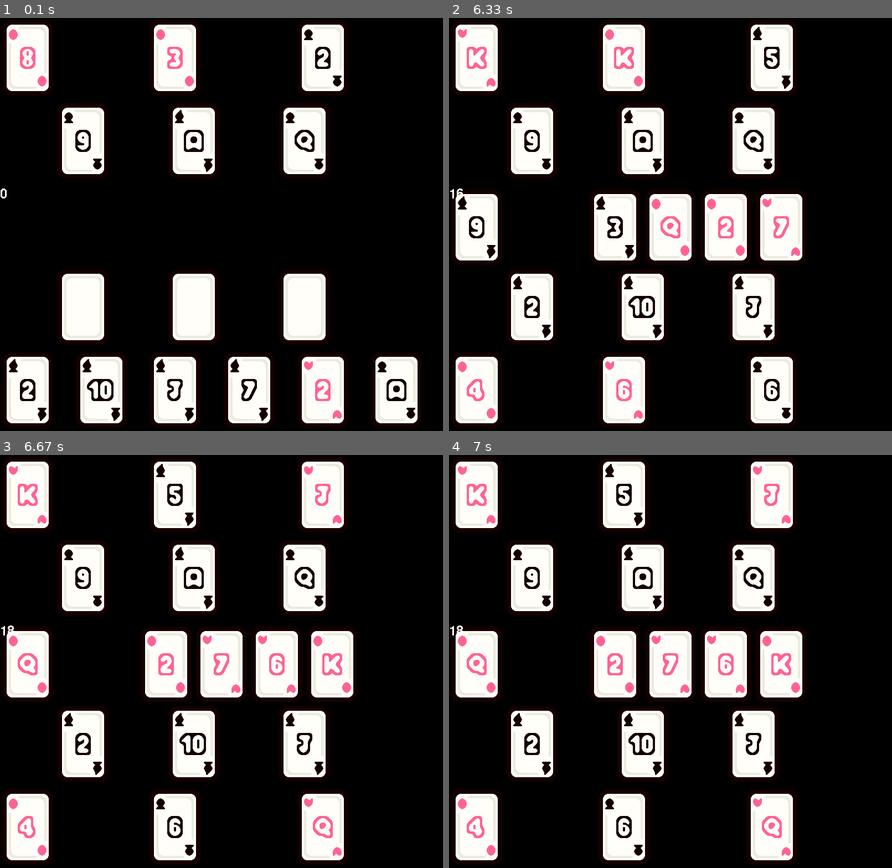
Above: before the commit, frames 1-4 (two rows, left to right).
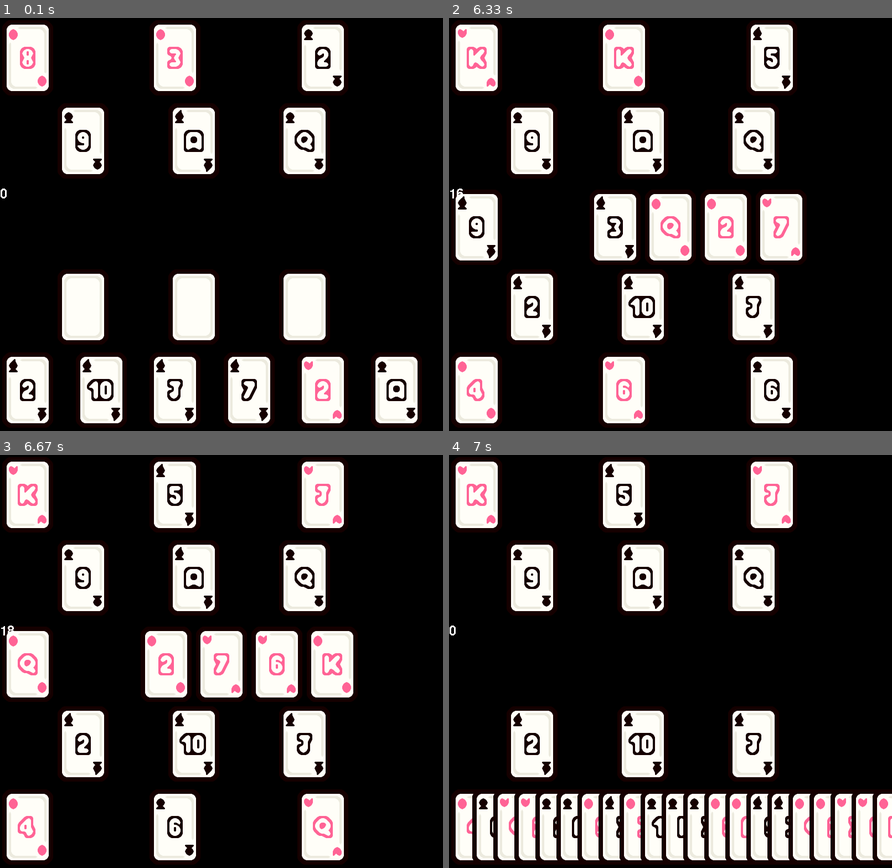
Above: after the commit, the same moments.

Repository: Zomby-Fraser/CastlePyGame
Game: pygame game, started from main.py
The game is run twice, just before and just after one commit, with the same random seed, the same clock (stepped at 60 frames per second) and the same inputs.
Inputs (mouse positions are in pixels of both pictures, inside the frame that each line leads up to):
- Up to frame 1 (0.1 s): no input
- Up to frame 2 (6.33 s): click (475, 389) at 0.38 s; click (475, 389) at 0.72 s; click (475, 389) at 1.05 s; click (626, 389) at 1.38 s; click (475, 389) at 1.72 s; click (772, 389) at 2.05 s; click (475, 389) at 3.38 s; click (745, 385) at 4.22 s; click (772, 352) at 4.55 s; click (772, 389) at 5.28 s
- Up to frame 3 (6.67 s): click (177, 826) at 6.42 s
- Up to frame 4 (7 s): move the mouse to (617, 537) at 6.73 s

Frames 1-3 are identical in both runs. In frame 4, 18% of the frame differs, in the area x 0-100%, y 41-99%.

Commit message:
if no cards to play give player pile

Diff:
--- a/draw.py
+++ b/draw.py
@@ -8,6 +8,8 @@
         self.player_list = player_list
         self.card_images = card_images
         self.font = font
+        self.player_y_castle = [350, 650]
+        self.player_y_hand = [200, 800]
     # Create a function to render text
     def draw_text(self, text, surface, x, y):
         text_obj = self.font.render(text, 1, pygame.Color('White'))  # Creates a surface with the text
@@ -15,11 +17,12 @@
         surface.blit(text_obj, text_rect)  # Draws the surface onto another surface
 
     def draw_cards(self, center_pile, entire_pile, deck):
-        for player in self.player_list:
+        for j, player in enumerate(self.player_list):
             for i, card in enumerate(player.hand):
                 card_rect = player.hand_rect[i]
+                print(card_rect)
                 card_rect[0] = (i)*self.window_x/len(player.hand)
-                self.window.blit(self.card_images[(card.rank,card.suit)], (card_rect[0], card_rect[1]))
+                self.window.blit(self.card_images[(card.rank,card.suit)], (card_rect[0], self.window_y-self.player_y_hand[j]))
             for i, card in enumerate(player.castle):
                 card_rect = player.castle_rect[i]
                 if i < 3:
--- a/player.py
+++ b/player.py
@@ -16,11 +16,18 @@
         rules = Rules()
         active_player = None
         if self.type == "human":
+            if not rules.has_playable_card(self, entire_pile[-1]):
+                active_player = self.next_turn(player_list)
+                self.hand = self.hand + entire_pile
+                print(self.hand_rect)
+                self.hand_rect = self.hand_rect + [pygame.Rect(0,0,deck.card_width, deck.card_height)]*len(entire_pile)
+                center_pile.clear()
+                entire_pile.clear()
             if event.type == pygame.MOUSEBUTTONDOWN:
                 mouse_x, mouse_y = pygame.mouse.get_pos()
                 for i, (card_rect, card) in enumerate(zip(self.hand_rect, self.hand)):
                     if card_rect.collidepoint(mouse_x, mouse_y):
-                        if rules.is_card_playable(self.hand[i], center_pile[-1]):
+                        if (len(entire_pile) > 0 and rules.is_card_playable(self.hand[i], center_pile[-1])) or len(entire_pile) == 0:
                             center_pile.append(self.hand[i])
                             entire_pile.append(self.hand[i])
                             if len(center_pile) > 4:
--- a/rules.py
+++ b/rules.py
@@ -14,11 +14,8 @@
         else:
             return False
 
-    def check_for_playable_card(self, hand, top_pile_card):
-        for card in hand:
-            if self.is_card_playable(card, top_pile_card):
+    def has_playable_card(self, player, top_card):
+        for card in player.hand:
+            if self.is_card_playable(card, top_card):
                 return True
         return False
-
-    def move_pile_to_hand(hand, pile):
-        return hand+pile
